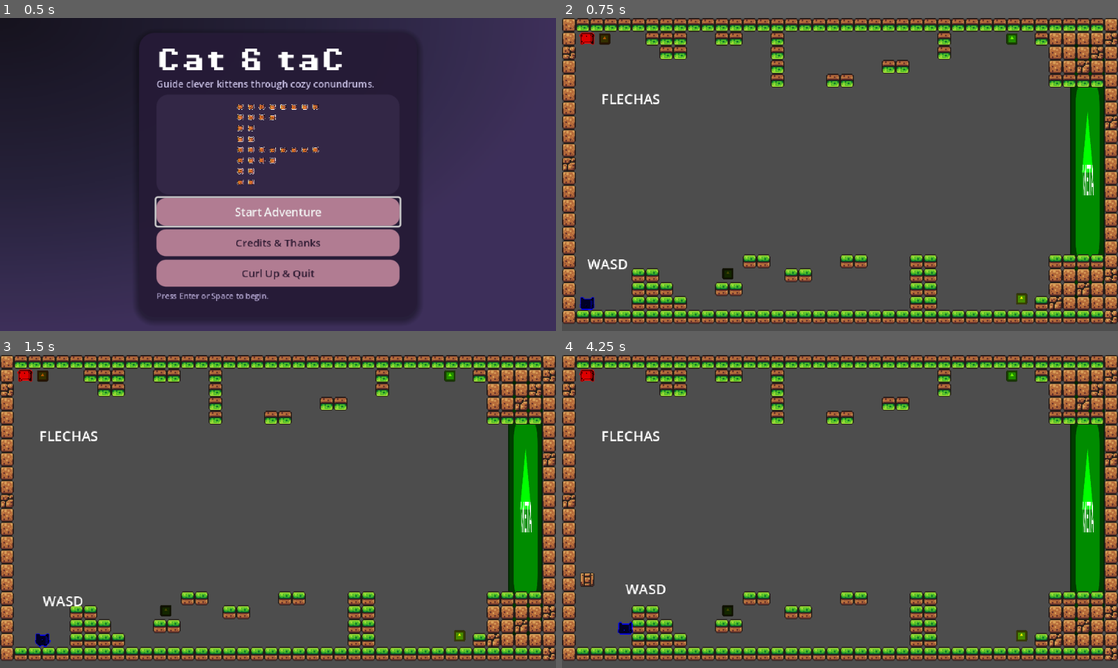
Above: before the commit, frames 1-4 (two rows, left to right).
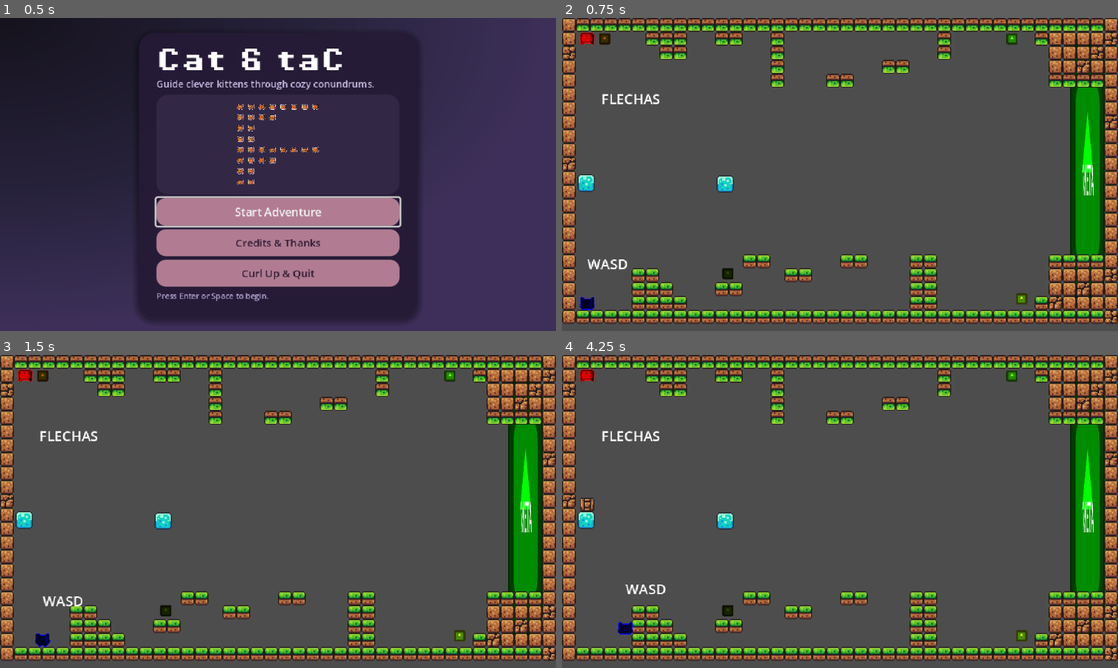
Above: after the commit, the same moments.

Repository: Gosuniak/CC5408-MonoQLDev
Game: Godot game, scene res://ui/main_menu.tscn
The game is run twice, just before and just after one commit, with the same random seed, the same clock (stepped at 60 frames per second) and the same inputs. The engine's default icon, where the game draws it, is replaced by a stand-in: a white triangle on a blue panel in a dark square.
Inputs:
- Up to frame 1 (0.5 s): no input
- Up to frame 2 (0.75 s): click "Start Adventure" at 0.5 s
- Up to frame 3 (1.5 s): tap Enter (ui_accept) at 1.25 s; hold D (jugador1_derecha) from 1.28 s (still down); tap S (jugador1_accion) at 1.35 s
- Up to frame 4 (4.25 s): tap W (jugador1_saltar) at 1.52, 2.27, 3.77 s; tap E (jugador1_lanzar) at 2.1 s; release D (jugador1_derecha) at 2.78 s; hold A (jugador1_izquierda) 2.78-3.53 s; tap Down (jugador2_accion) at 2.85 s; hold D (jugador1_derecha) from 3.53 s (still down); tap Ctrl (jugador2_lanzar) at 3.6 s

Frame 1 is identical in both runs. In frame 2, 0.3% of the frame differs, in the area x 2-31%, y 50-56%; in frame 3, 0.3%; in frame 4, 0.5%, in the area x 2-31%, y 45-74%.

Commit message:
Agregué plataforma que se rompe con caja de hierro

Diff:
--- a/project.godot
+++ b/project.godot
@@ -26,6 +26,10 @@
 window/size/window_width_override=1280
 window/size/window_height_override=720
 window/stretch/mode="canvas_items"
+
+[global_group]
+
+Caja_Hierro=""
 
 [input]
 
--- /dev/null
+++ b/scenes/PlataformaVidrio.tscn
@@ -0,0 +1,31 @@
+[gd_scene load_steps=5 format=3 uid="uid://b308f71klvuoi"]
+
+[ext_resource type="Texture2D" uid="uid://pdgnu46d8xfv" path="res://assets/brackeys_platformer_assets/sprites/world_tileset.png" id="1_t0ohu"]
+[ext_resource type="Script" uid="uid://b353gwc3t7efu" path="res://scripts/plataforma_vidrio.gd" id="1_yeh3i"]
+
+[sub_resource type="RectangleShape2D" id="RectangleShape2D_yeh3i"]
+
+[sub_resource type="RectangleShape2D" id="RectangleShape2D_78bdw"]
+size = Vector2(24, 24)
+
+[node name="PlataformaVidrio" type="Node2D"]
+script = ExtResource("1_yeh3i")
+
+[node name="StaticBody2D" type="StaticBody2D" parent="."]
+
+[node name="CollisionShape2D" type="CollisionShape2D" parent="StaticBody2D"]
+shape = SubResource("RectangleShape2D_yeh3i")
+
+[node name="AreaDetector" type="Area2D" parent="."]
+collision_mask = 7
+
+[node name="CollisionShape2D" type="CollisionShape2D" parent="AreaDetector"]
+shape = SubResource("RectangleShape2D_78bdw")
+
+[node name="Sprite2D" type="Sprite2D" parent="."]
+position = Vector2(-4.7683716e-07, -4.7683716e-07)
+scale = Vector2(1.25, 1.25)
+texture = ExtResource("1_t0ohu")
+hframes = 16
+vframes = 16
+frame = 38
--- a/scenes/caja_hierro.tscn
+++ b/scenes/caja_hierro.tscn
@@ -2,6 +2,14 @@
 
 [ext_resource type="PackedScene" uid="uid://ccim34ty7c28n" path="res://scenes/caja_base.tscn" id="1_vxxdx"]
 
-[node name="Caja" instance=ExtResource("1_vxxdx")]
+[node name="Caja" groups=["Caja_Hierro"] instance=ExtResource("1_vxxdx")]
 modulate = Color(0.29954746, 0.29954746, 0.29954743, 1)
 mass = 10000.0
+continuous_cd = 2
+
+[node name="CollisionShape2D" parent="." index="0" groups=["Caja_Hierro"]]
+position = Vector2(0.5, 0)
+
+[node name="Sprite2D" parent="." index="1" groups=["Caja_Hierro"]]
+position = Vector2(0.4999994, 0)
+scale = Vector2(0.9375, 1)
--- a/scenes/main.tscn
+++ b/scenes/main.tscn
@@ -1,15 +1,16 @@
-[gd_scene load_steps=13 format=4 uid="uid://dk8mi1p8xpxox"]
+[gd_scene load_steps=14 format=4 uid="uid://dk8mi1p8xpxox"]
 
 [ext_resource type="PackedScene" uid="uid://jk6lawq8xufx" path="res://scenes/player_bottom.tscn" id="1_h2yge"]
 [ext_resource type="Script" uid="uid://cxbqxhlmgcirk" path="res://scripts/main.gd" id="1_tbgi4"]
 [ext_resource type="PackedScene" uid="uid://cses64j75up8y" path="res://scenes/player_top.tscn" id="2_1bvp3"]
 [ext_resource type="PackedScene" uid="uid://i2dvjgefufar" path="res://ui/pause_menu.tscn" id="2_choun"]
-[ext_resource type="Texture2D" uid="uid://b78ko42cq4cn3" path="res://assets/brackeys_platformer_assets/sprites/world_tileset.png" id="2_o6xl0"]
+[ext_resource type="Texture2D" uid="uid://pdgnu46d8xfv" path="res://assets/brackeys_platformer_assets/sprites/world_tileset.png" id="2_o6xl0"]
 [ext_resource type="PackedScene" uid="uid://8x722qu4gujo" path="res://scenes/item.tscn" id="3_lquwl"]
 [ext_resource type="PackedScene" uid="uid://dh7a116nae3xs" path="res://scenes/caja_hierro.tscn" id="6_85g3d"]
 [ext_resource type="PackedScene" uid="uid://enac381ne0b0" path="res://scenes/caja_madera.tscn" id="6_o6xl0"]
 [ext_resource type="PackedScene" uid="uid://rh3ykb6m4myc" path="res://scenes/zona_victoria.tscn" id="6_tefeu"]
 [ext_resource type="PackedScene" uid="uid://hmd7mihrk3lm" path="res://scenes/caja_cristal.tscn" id="6_tipki"]
+[ext_resource type="PackedScene" uid="uid://b308f71klvuoi" path="res://scenes/PlataformaVidrio.tscn" id="11_ya4ey"]
 
 [sub_resource type="TileSetAtlasSource" id="TileSetAtlasSource_tipki"]
 texture = ExtResource("2_o6xl0")
@@ -282,3 +283,9 @@
 position = Vector2(605, 172)
 scale = Vector2(0.2, 2)
 collision_mask = 3
+
+[node name="PlataformaVidrio" parent="." instance=ExtResource("11_ya4ey")]
+position = Vector2(188, 191)
+
+[node name="PlataformaVidrio2" parent="." instance=ExtResource("11_ya4ey")]
+position = Vector2(28, 190)
--- /dev/null
+++ b/scripts/plataforma_vidrio.gd
@@ -0,0 +1,27 @@
+extends Node2D
+
+@onready var area_detector = $AreaDetector
+
+func _ready():
+	# Conectamos la señal de choque
+	# (Si ya la conectaste manualmente desde el editor, puedes borrar esta línea)
+	if not area_detector.body_entered.is_connected(_on_body_entered):
+		area_detector.body_entered.connect(_on_body_entered)
+
+func _on_body_entered(body):
+	# 1. Imprime el nombre del objeto que entró
+	print("--> ALGO ENTRÓ EN EL ÁREA: ", body.name)
+
+	# 2. Imprime los grupos que tiene ese objeto
+	print("    Sus grupos son: ", body.get_groups())
+
+	# 3. Comprobación normal
+	if body.is_in_group("Caja_Hierro"):
+		print("    ¡ES DE HIERRO! ROMPIENDO...")
+		romper_plataforma()
+	else:
+		print("    NO es de hierro. Ignorando.")
+
+func romper_plataforma():
+	print("¡CRASH! Plataforma de vidrio rota")
+	queue_free()
Not shown, added: scripts/plataforma_vidrio.gd.uid
